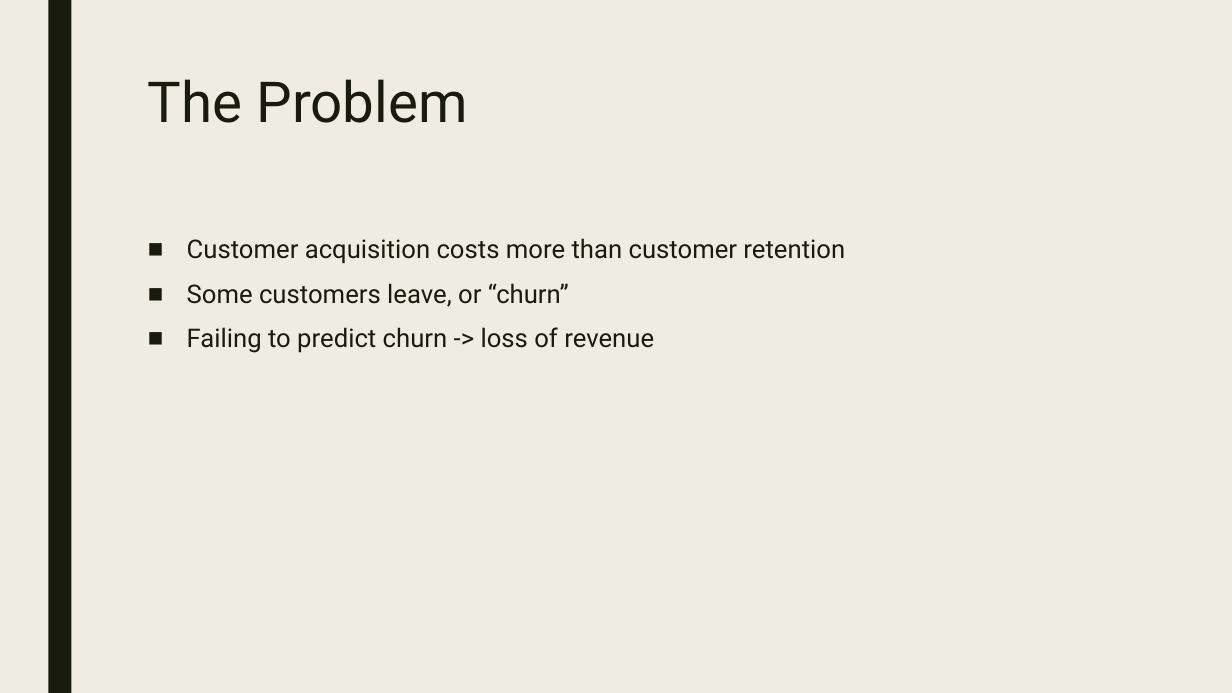
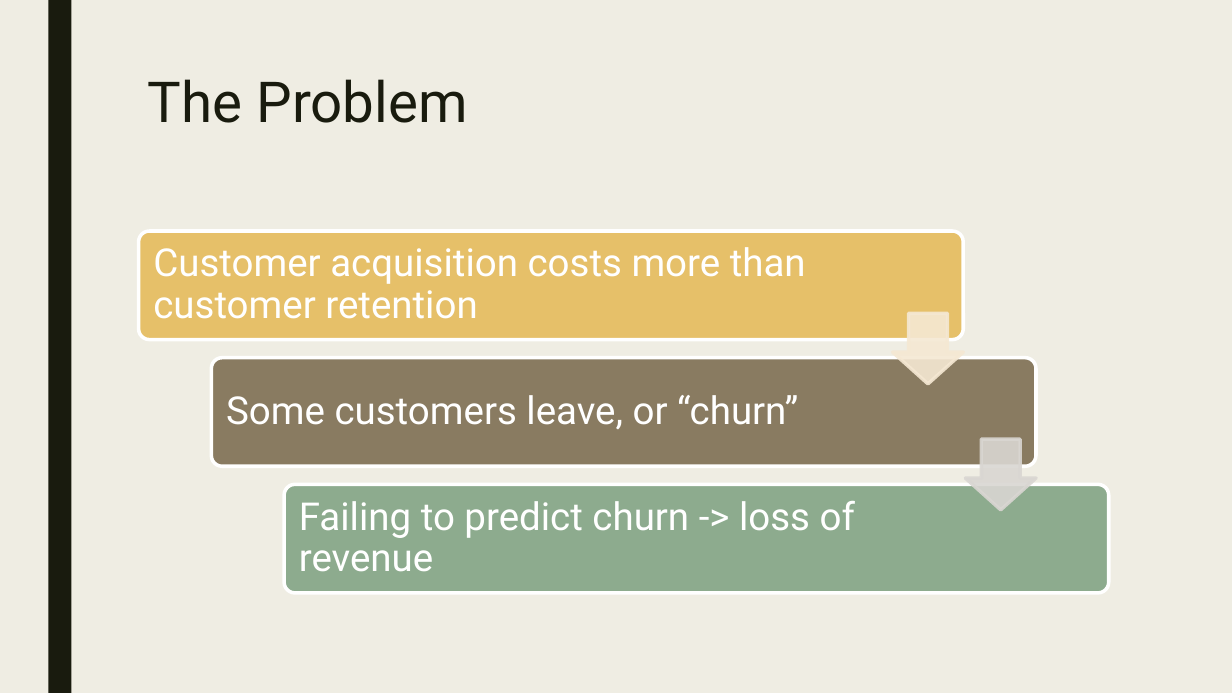
Before and after one commit to levancie/customer-churn, a slide deck: slide 3 of Presentation.pptx. Drawn at 1232x693 pixels with LibreOffice and Linux fonts; fonts in the diff are those of the drawing. Boxes give left, top, right and bottom in pixels: in the first picture for what was removed or moved away, otherwise in the second. Text is boxed around its words. In the diff, an @@ line names an element or a change of style, - is before the commit and + after.

```diff
--- a/Presentation.pptx
+++ b/Presentation.pptx
@@ text removed at bbox=[187, 238, 845, 353] @@
-■ Customer acquisition costs more than customer retention
-■ Some customers leave, or “churn”
-■ Failing to predict churn -> loss of revenue
@@ group added at bbox=[139, 231, 1109, 593]: 3 rounded rectangles, 3 texts, 2 down arrows @@
+Customer acquisition costs more than customer retention
+Some customers leave, or “churn”
+Failing to predict churn -> loss of revenue
```
Also in this commit, not shown: 3 other slides changed.
